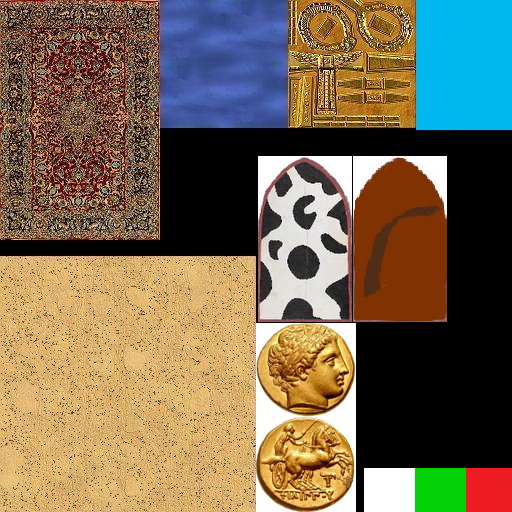
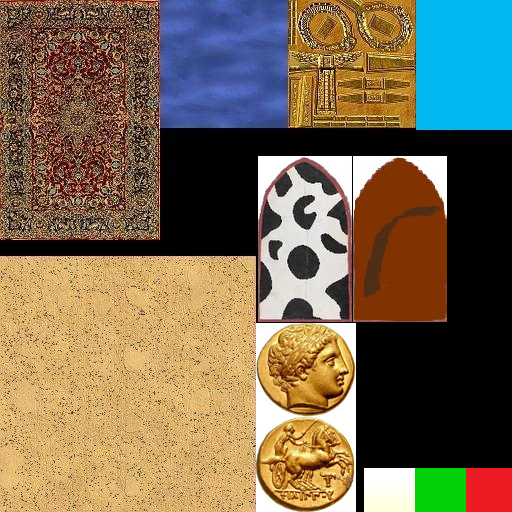
Layered file, before and after one edit (512×512). Changes by layer:
added layer "New Layer" (67%) above "Pasted Layer" over [364, 484, 415, 512]
hid "Pasted Layer" over [364, 484, 415, 512]
